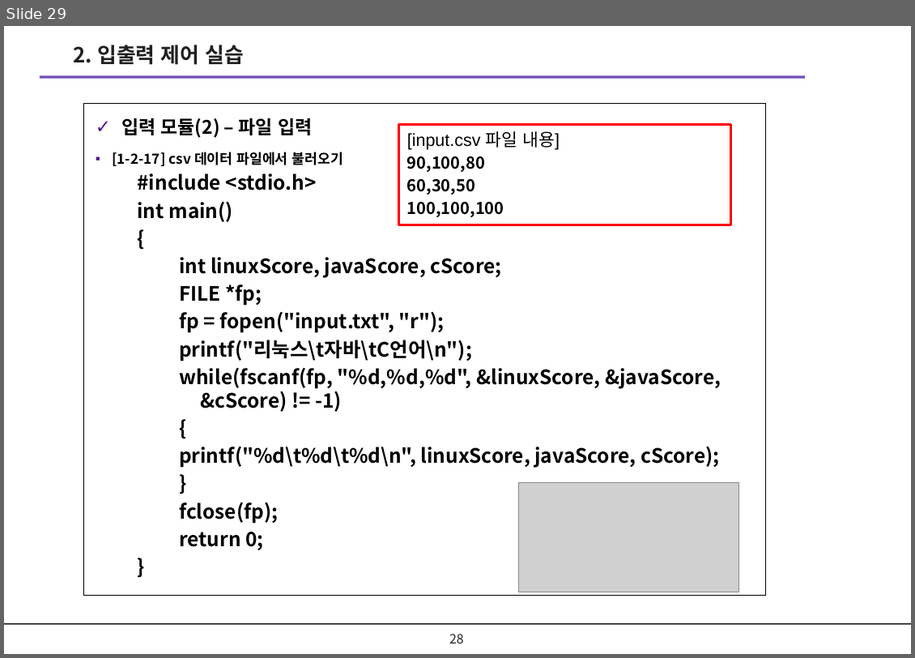
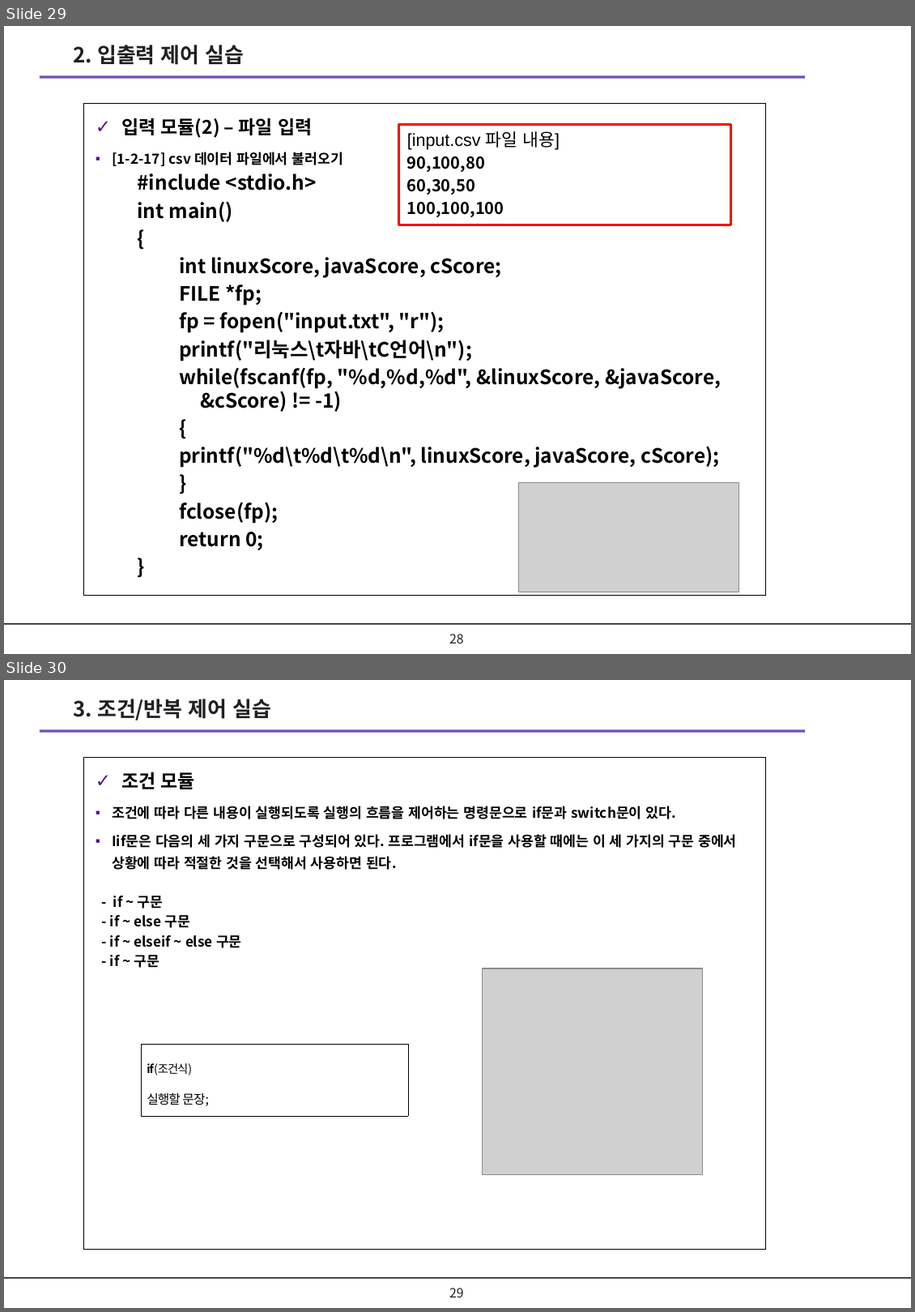
Before and after one commit to kimyudoo/KOPO_PBL_CODING, a slide deck: ppt/문제해결을위한_소프트웨어코딩_PBL_1_기본.pptx. Shown one above the other, each under a label of ours: slide 29 before the commit, slides 29 and 30 after it. The pictures are 915x658 and 915x1312 pixels, drawn with LibreOffice and Linux fonts; fonts in the diff are those of the drawing; grey boxes stand for pictures; background and template pictures are left out. Boxes give left, top, right and bottom in pixels: in the first picture for what was removed or moved away, otherwise in the second. Text is boxed around its words. In the diff, an @@ line names an element or a change of style, - is before the commit and + after.

```diff
--- a/ppt/문제해결을위한_소프트웨어코딩_PBL_1_기본.pptx
+++ b/ppt/문제해결을위한_소프트웨어코딩_PBL_1_기본.pptx
@@ slide 30 added at (4,680,911,1308), background #FFFFFF; not listed: 2 template elements that a slide beside it also shows @@
@@ text added at (74,699,271,720), 18 pt, text #221F1F, bold @@
+3. 조건/반복 제어 실습
@@ rectangle added at (83,757,766,1249), outline #000000 0.75 pt, 12 pt, text #000000, bold @@
+✓ 조건 모듈
+▪ 조건에 따라 다른 내용이 실행되도록 실행의 흐름을 제어하는 명령문으로 if문과 switch문이 있다.
+▪ Iif문은 다음의 세 가지 구문으로 구성되어 있다. 프로그램에서 if문을 사용할 때에는 이 세 가지의 구문 중에서 상황에 따라 적절한 것을 선택해서 사용하면 된다.
+- if ~ 구문
+- if ~ else 구문
+- if ~ elseif ~ else 구문
+- if ~ 구문
@@ picture added at (483,969,704,1175) @@
@@ table added at (142,1044,409,1116), 1 rows, 1 columns @@
+if(조건식) / 실행할 문장;
@@ page number added at (450,1288,464,1297), 11 pt, text #221F1F @@
+29
```
Also in this commit, not shown: 1 slide changed, 32 other slides added, 3 other files.
